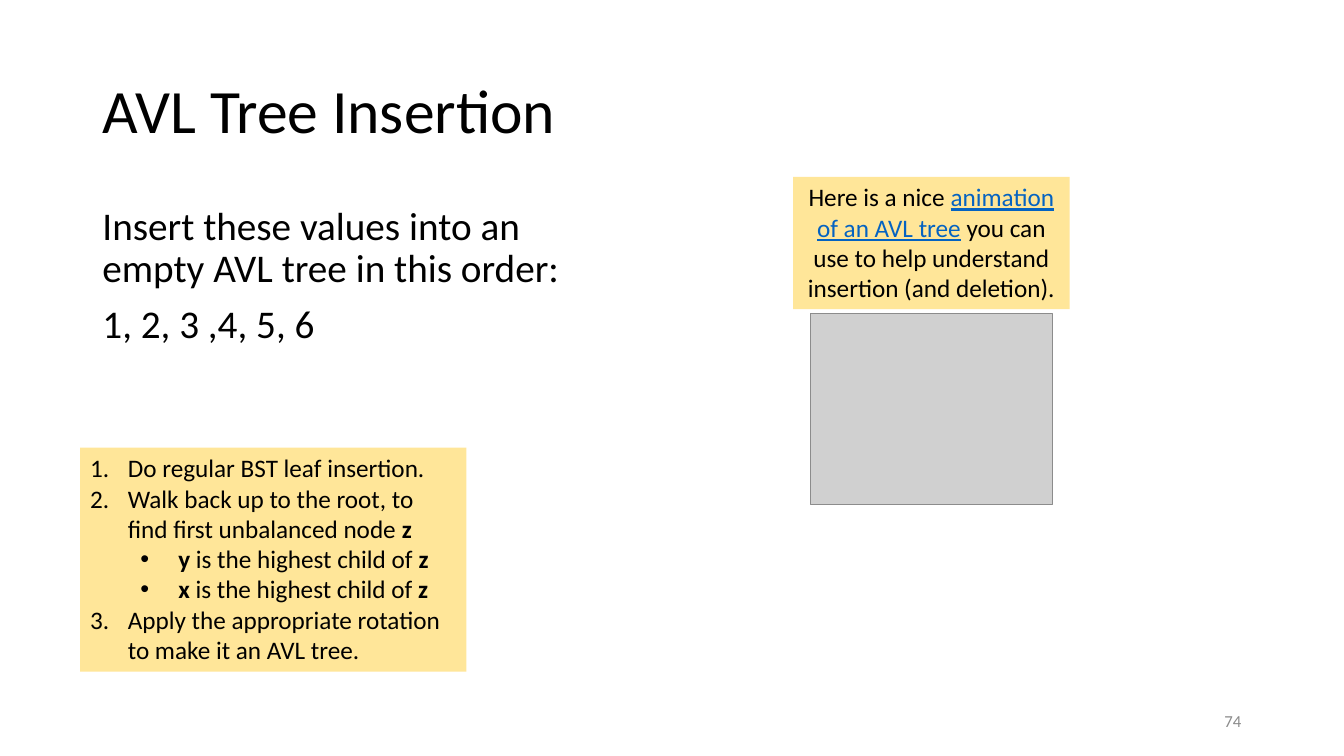
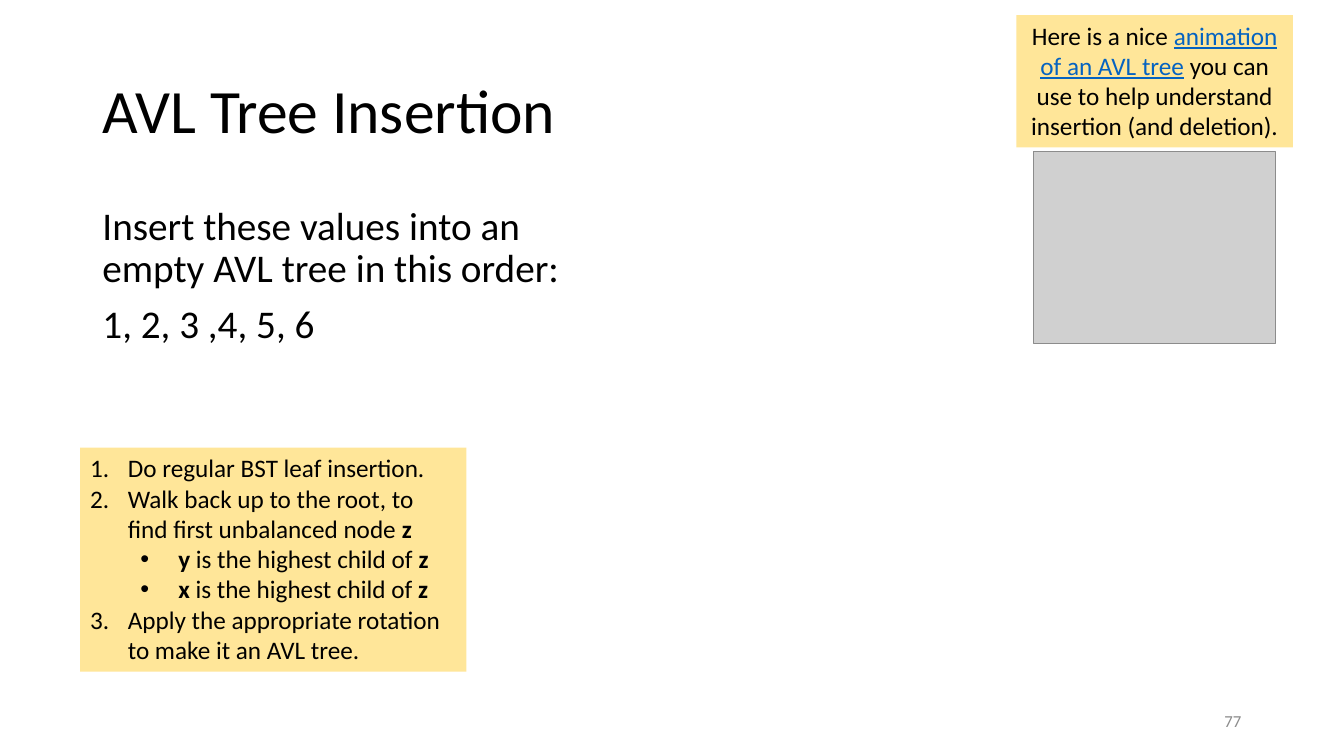
Before and after one commit to tjd1234/cmpt225summer2023, a slide deck: slide 77 of lecture_notes/week10/week10_BST.pptx (slide 74 before the commit). Drawn at 1344x756 pixels with LibreOffice and Linux fonts; fonts in the diff are those of the drawing; grey boxes stand for pictures. Boxes give left, top, right and bottom in pixels: in the first picture for what was removed or moved away, otherwise in the second. Text is boxed around its words. In the diff, an @@ line names an element or a change of style, - is before the commit and + after.

```diff
--- a/lecture_notes/week10/week10_BST.pptx
+++ b/lecture_notes/week10/week10_BST.pptx
@@ rectangle "Here is a nice animation ..." moved from (x1=793, y1=176, x2=1070, y2=309) to (x1=1016, y1=15, x2=1293, y2=147) @@
@@ picture moved from (x1=811, y1=314, x2=1053, y2=505) to (x1=1034, y1=152, x2=1276, y2=344) @@
@@ page number at (x1=1224, y1=716, x2=1241, y2=727): text changed @@
-74
+77
```
Also in this commit, not shown: 43 other slides changed, 8 slides added.
